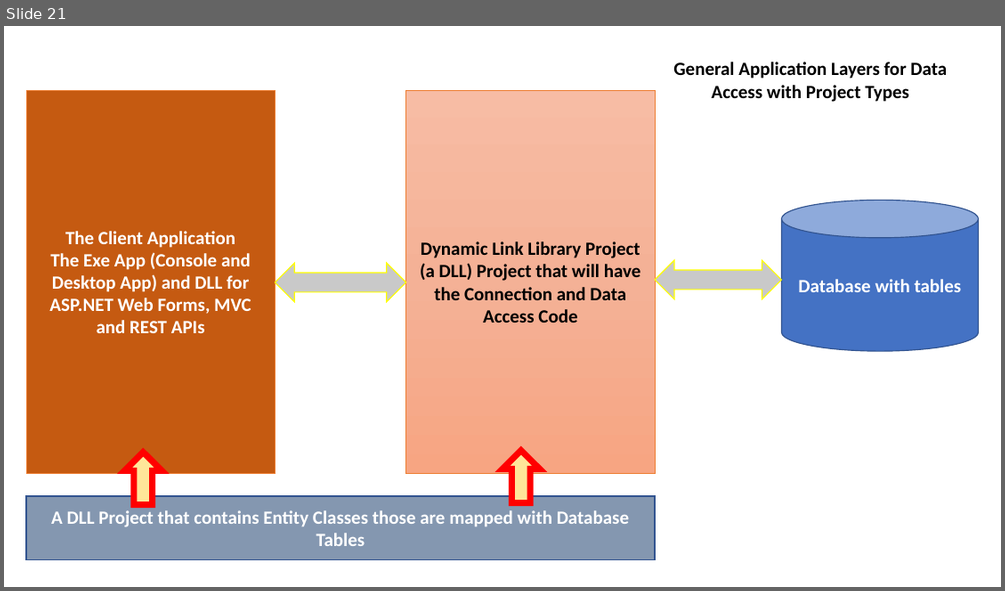
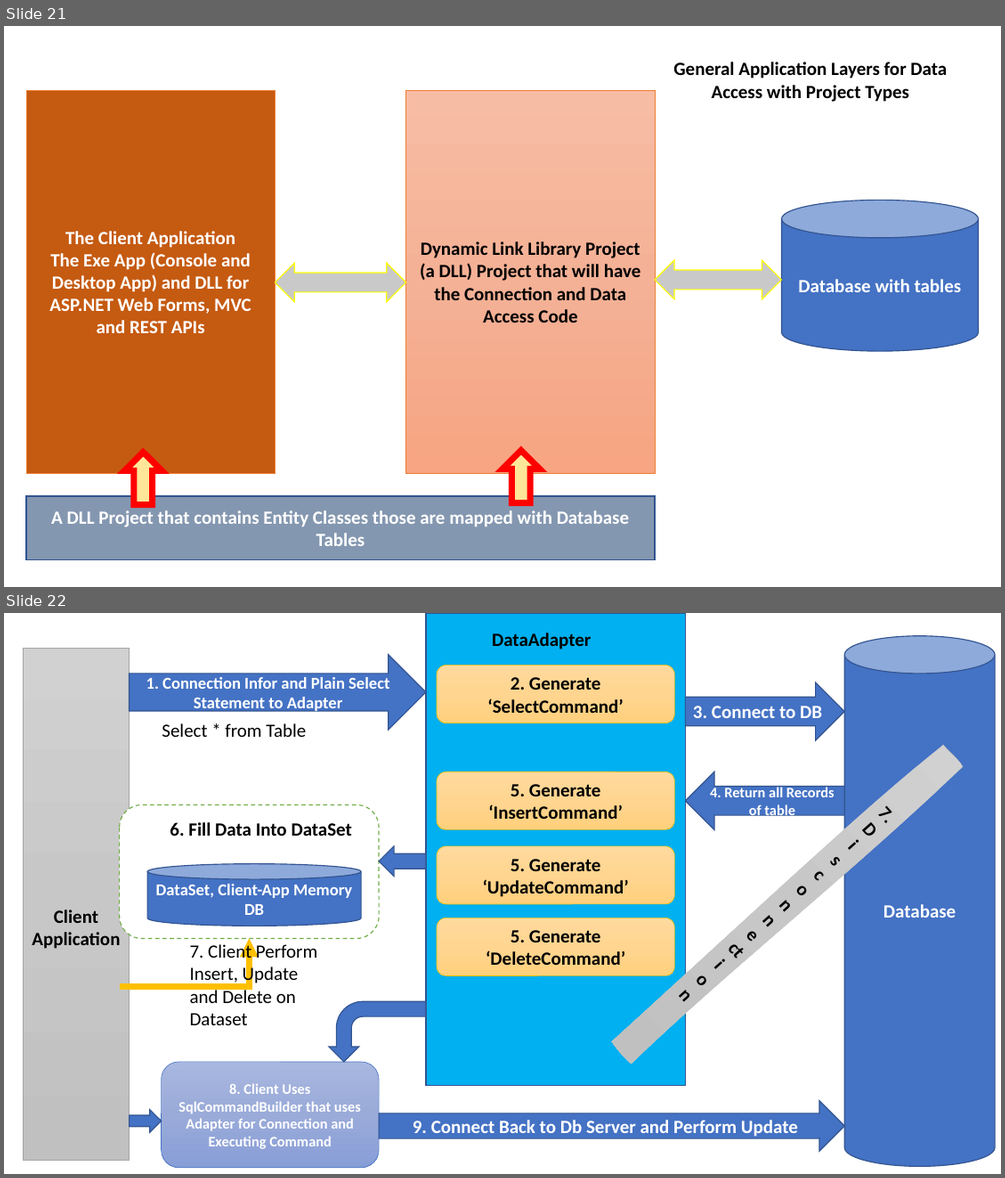
Before and after one commit to maheshsabnis/NetFrwk_Projects, a slide deck: Training-Images.pptx. Shown one above the other, each under a label of ours: slide 21 before the commit, slides 21 and 22 after it. The pictures are 1005x591 and 1005x1178 pixels, drawn with LibreOffice and Linux fonts; fonts in the diff are those of the drawing. Boxes give left, top, right and bottom in pixels: in the first picture for what was removed or moved away, otherwise in the second. Text is boxed around its words. In the diff, an @@ line names an element or a change of style, - is before the commit and + after.

Commit message:
Data:19-July-2022

```diff
--- a/Training-Images.pptx
+++ b/Training-Images.pptx
@@ slide 22 added at box(4, 613, 1001, 1174), background #FFFFFF @@
@@ rectangle added at box(426, 613, 685, 1086), fill #00B0F0, outline #325491 1 pt @@
@@ text added at box(492, 633, 591, 649), 18 pt, text #000000, bold @@
+DataAdapter
@@ cylinder added at box(844, 636, 995, 1167), fill #4472C4, outline #325491 1 pt, 18 pt, text #FFFFFF, bold @@
+Database
@@ rectangle added at box(24, 648, 129, 1160), fill gradient #D2D2D2 to #C8C8C8 to #C0C0C0, outline #A5A5A5 0.5 pt, 18 pt, text #000000, bold @@
+Client
+Application
@@ right arrow added at box(129, 655, 426, 730), fill #4472C4, outline #325491 1 pt, 16 pt, text #FFFFFF, bold @@
+1. Connection Infor and Plain Select Statement to Adapter
@@ rounded rectangle added at box(437, 666, 675, 723), fill gradient #FFDB9E to #FFD590 to #FFD07C, outline #FFC000 0.5 pt, 18 pt, text #000000, bold @@
+2. Generate ‘SelectCommand’
@@ right arrow added at box(685, 682, 844, 741), fill #4472C4, outline #325491 1 pt, 18 pt, text #FFFFFF, bold @@
+3. Connect to DB
@@ text added at box(162, 723, 306, 737), 18 pt, text #000000 @@
+Select * from Table
@@ freeform shape added at box(612, 745, 963, 1063), fill gradient #D2D2D2 to #C8C8C8 to #C0C0C0, outline #A5A5A5 0.5 pt, 18 pt, text #000000, bold @@
+7.Di
+sconnection
@@ rounded rectangle added at box(437, 771, 675, 830), fill gradient #FFDB9E to #FFD590 to #FFD07C, outline #FFC000 0.5 pt, 18 pt, text #000000, bold @@
+5. Generate ‘InsertCommand’
@@ left arrow added at box(685, 771, 844, 830), fill #4472C4, outline #325491 1 pt, 14 pt, text #FFFFFF, bold @@
+4. Return all Records of table
@@ rounded rectangle added at box(119, 805, 379, 939), fill #FFFFFF, outline #70AD47 1 pt dashed @@
@@ text added at box(170, 822, 352, 835), 18 pt, text #000000, bold @@
+6. Fill Data Into DataSet
@@ left arrow added at box(379, 846, 426, 876), fill #4472C4, outline #325491 1 pt @@
@@ rounded rectangle added at box(437, 846, 675, 905), fill gradient #FFDB9E to #FFD590 to #FFD07C, outline #FFC000 0.5 pt, 18 pt, text #000000, bold @@
+5. Generate ‘UpdateCommand’
@@ cylinder added at box(147, 863, 362, 925), fill #4472C4, outline #325491 1 pt, 16 pt, text #FFFFFF, bold @@
+DataSet, Client-App Memory DB
@@ rounded rectangle added at box(437, 918, 675, 976), fill gradient #FFDB9E to #FFD590 to #FFD07C, outline #FFC000 0.5 pt, 18 pt, text #000000, bold @@
+5. Generate ‘DeleteCommand’
@@ elbow arrow added from (119, 986) to (250, 938), #FFC000 6 pt @@
@@ text added at box(190, 942, 317, 1025), 18 pt, text #000000 @@
+7. Client Perform Insert, Update and Delete on Dataset
@@ bent arrow added at box(329, 1001, 426, 1062), fill #4472C4, outline #325491 1 pt @@
@@ rounded rectangle added at box(161, 1062, 379, 1167), fill gradient #A8B7DF to #9AABD9 to #889ED7, outline #4472C4 0.5 pt, 14 pt, text #FFFFFF, bold @@
+8. Client Uses SqlCommandBuilder that uses Adapter for Connection and Executing Command
@@ right arrow added at box(129, 1110, 161, 1132), fill #4472C4, outline #325491 1 pt @@
@@ right arrow added at box(379, 1101, 844, 1151), fill #4472C4, outline #325491 1 pt, 18 pt, text #FFFFFF, bold @@
+9. Connect Back to Db Server and Perform Update
```
Also in this commit, not shown: 1 other slide added, 2 other files.
